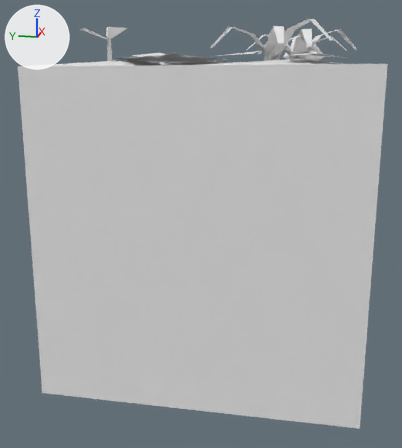
The FBX model Assets/Tiles/Jungle/Jungle Tile 4.fbx, before and after one commit.
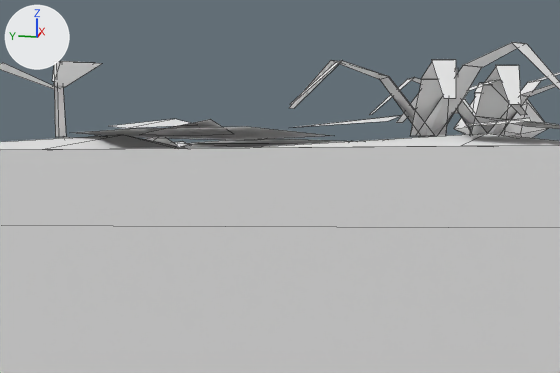
Each version is shown whole from a camera (50 mm lens) standing at (-4.01, -0.66, 0.94) and looking at (-0.06, 0.13, -0.05), then close up on the part from 21% to 82% of the width and 0% to 37% of the height. Every picture has the same lights, and +X, +Y and +Z are marked at upper left. The first two pictures are the older version. The close-ups show mesh edges as thin lines. Where no turn or scale is listed for an object, it has been applied to the vertices. Vertices at exactly the same position are counted once.

Objects in the first close-up: 'Jungle Tile 4'.
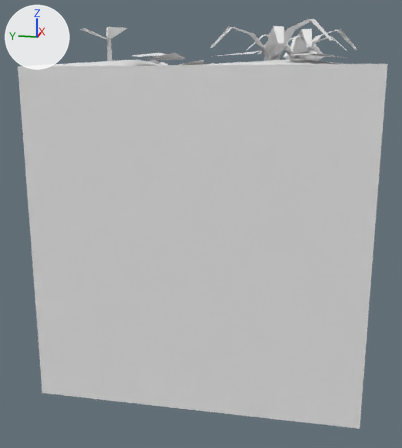
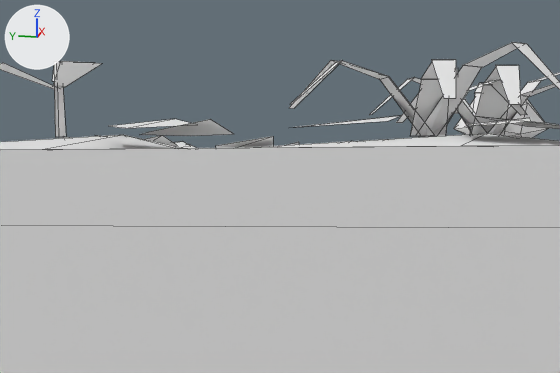
The edits, one by one:
me_jungle_tile_4 is used by ob_jungle_tile_4; location (0.0, 0.0, 0.0).
me_jungle_tile_4 had 320 vertices, 146 faces and spanned x -1.0..1.05, y -1.0..1.0, z -1.0..1.33.
me_jungle_tile_4 now has 299 vertices, 143 faces and spans x -1.0..1.05, y -1.0..1.0, z -1.0..1.33.
me_jungle_tile_4 part 1: the loose piece of 7 vertices spanning x -0.84..-0.09, y -0.11..0.57, z 1.11 is deleted.
me_jungle_tile_4 part 2: the loose piece of 7 vertices spanning x 0.11..0.73, y -0.01..0.55, z 1.11 is deleted.
me_jungle_tile_4 part 3: the loose piece of 7 vertices spanning x -0.14..0.41, y -0.19..0.47, z 1.11 is deleted.

What differs and where, as boxes [x1, y1, x2, y2] in the close-ups (560 x 373 px):
part 1 of me_jungle_tile_4, deleted
    before: [74, 126, 331, 140]
part 2 of me_jungle_tile_4, deleted
    before: [181, 143, 291, 148]
part 3 of me_jungle_tile_4, deleted
    before: [182, 139, 347, 146]
